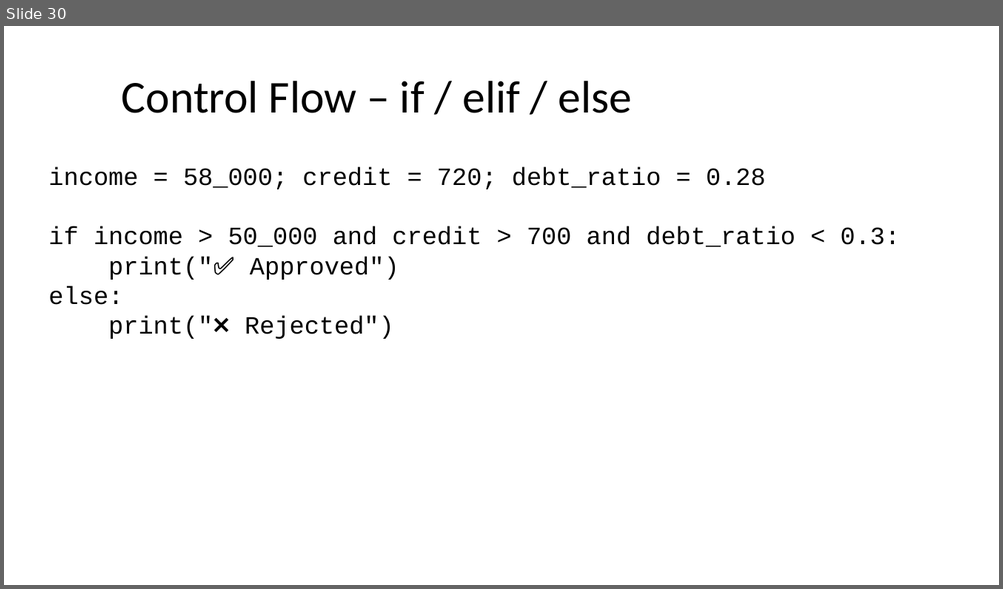
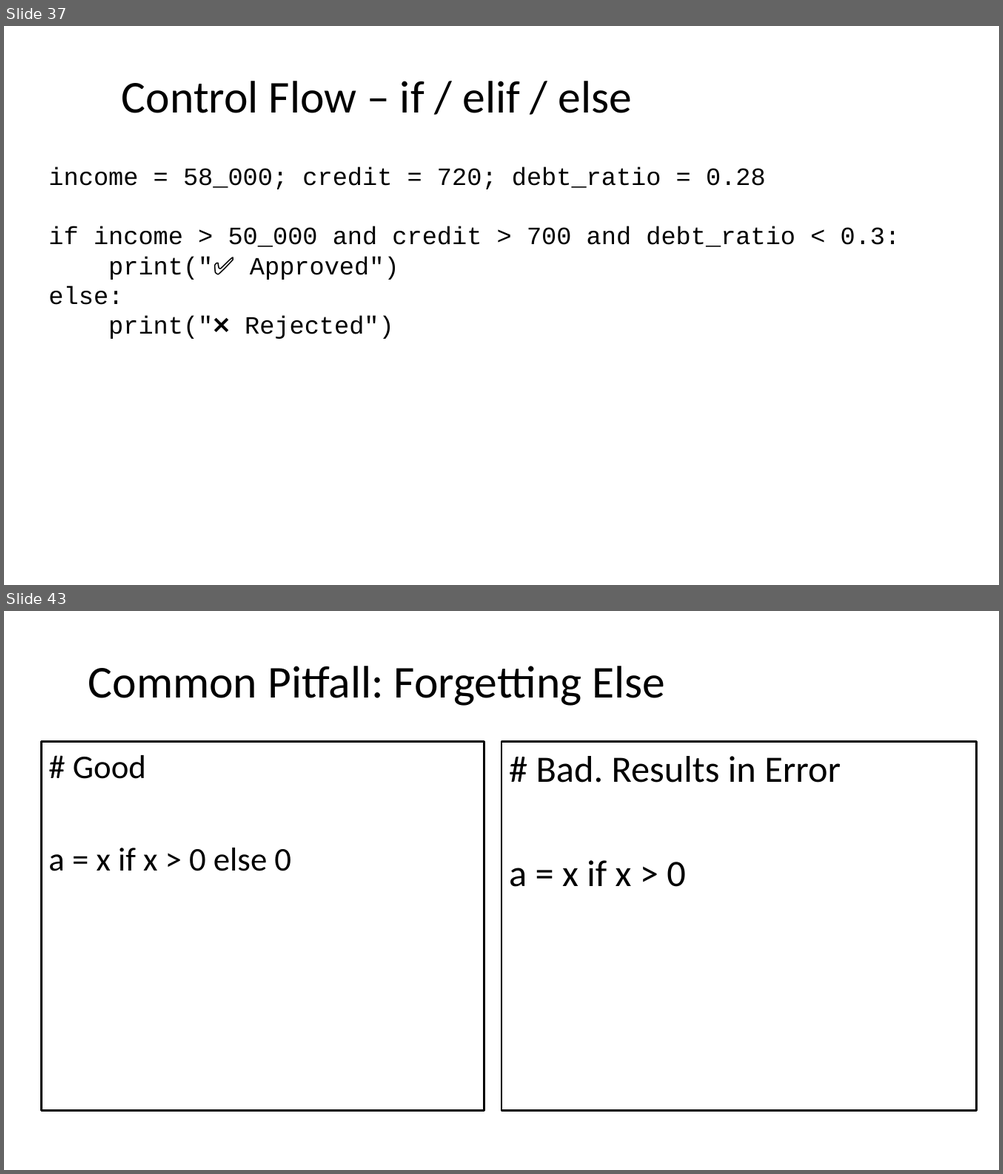
Before and after one commit to seanwhs/3-Day-Python-Crash-Course, a slide deck: Python_Crash_Course_2025.pptx. Shown one above the other, each under a label of ours: slide 30 before the commit, slides 37 and 43 after it; the slides between them are not shown. The pictures are 1003x589 and 1003x1174 pixels, drawn with LibreOffice and Linux fonts; fonts in the diff are those of the drawing. Boxes give left, top, right and bottom in pixels: in the first picture for what was removed or moved away, otherwise in the second. Text is boxed around its words. In the diff, an @@ line names an element or a change of style, - is before the commit and + after.

```diff
--- a/Python_Crash_Course_2025.pptx
+++ b/Python_Crash_Course_2025.pptx
@@ slide 43 added at bbox=[4, 611, 999, 1170], background #FFFFFF @@
@@ title added at bbox=[88, 666, 665, 706], 44 pt, text #000000 @@
+Common Pitfall: Forgetting Else
@@ text added at bbox=[41, 741, 484, 1111], fill #FFFFFF, outline #000000 2 pt, 32 pt, text #000000 @@
+# Good
+a = x if x > 0 else 0
@@ rectangle added at bbox=[501, 741, 976, 1111], fill #FFFFFF, outline #000000 2 pt, 36 pt, text #000000 @@
+# Bad. Results in Error
+a = x if x > 0
@@ what was slide 30 is now slide 37 @@
```
Also in this commit, not shown: 1 slide changed, 27 other slides added, 1 slide removed.
